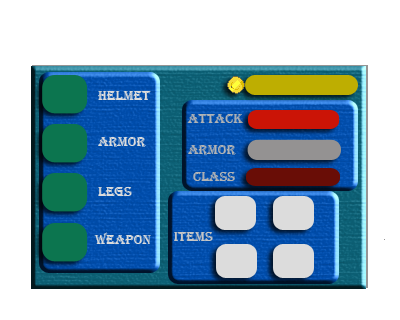
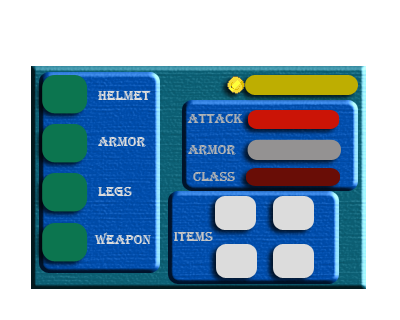
Before/after of a 400x320 layered artwork. What changed in the layer stack:
hid "Layer 0" over box(32, 65, 385, 288)
